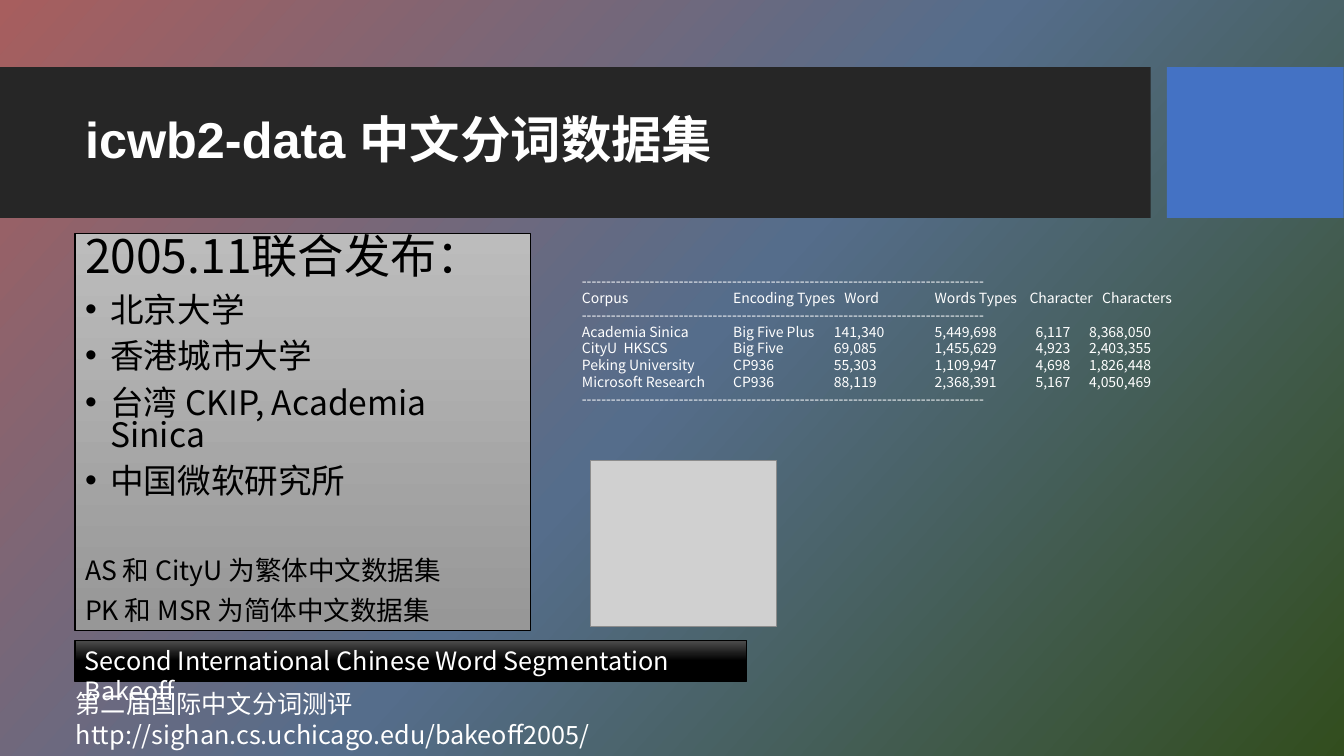
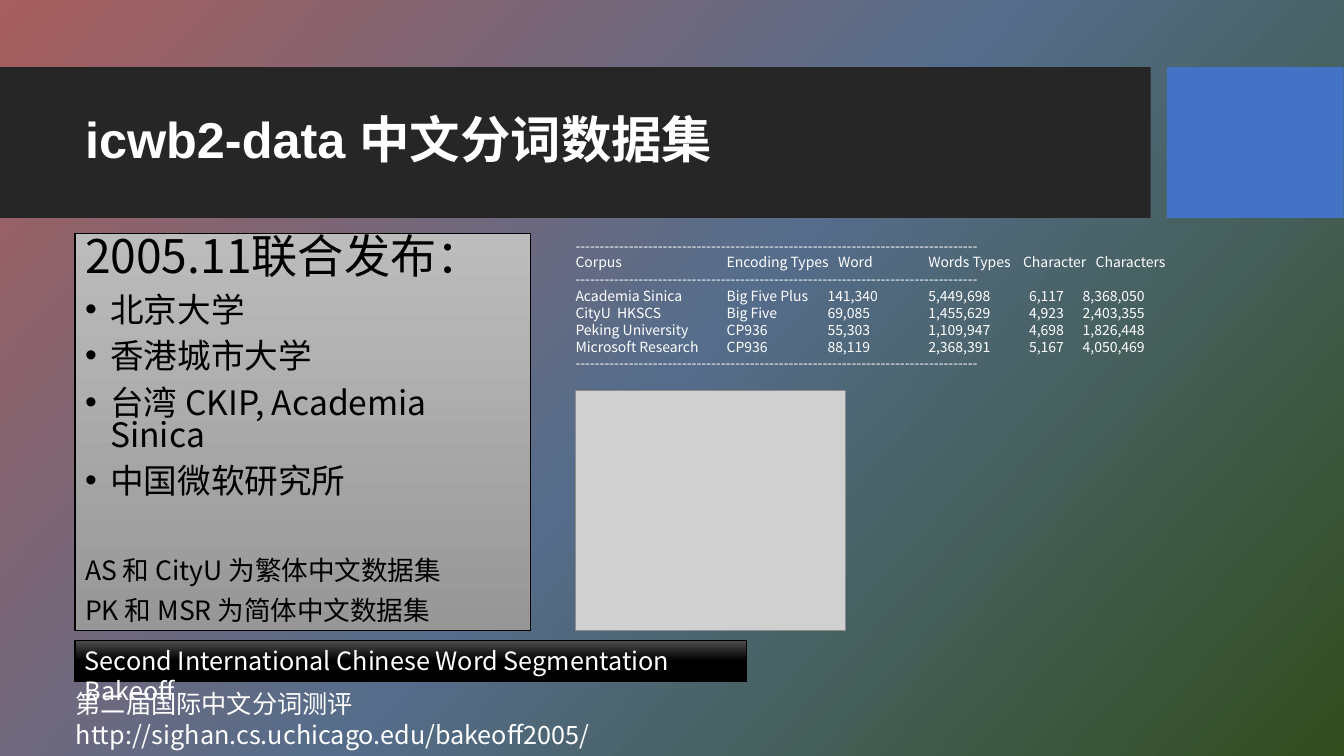
Before and after one commit to HBU/NLP_PPT, a slide deck: slide 11 of PPT-2020/ch02 语料库与词汇知识库.pptx. Drawn at 1344x756 pixels with LibreOffice and Linux fonts; fonts in the diff are those of the drawing; grey boxes stand for pictures; background and template pictures are left out. Boxes give left, top, right and bottom in pixels: in the first picture for what was removed or moved away, otherwise in the second. Text is boxed around its words. In the diff, an @@ line names an element or a change of style, - is before the commit and + after.

```diff
--- a/PPT-2020/ch02 语料库与词汇知识库.pptx
+++ b/PPT-2020/ch02 语料库与词汇知识库.pptx
@@ text "------------------------------------------------------------ ...": place and size @@
-text "------------------------------------------------------------ ..." at [582,292,1172,390]
+text "------------------------------------------------------------ ..." at [576,256,1166,355]
@@ picture: place and size @@
-picture at [591,461,777,626]
+picture at [576,391,846,631]
```
Also in this commit, not shown: 5 other slides changed.
